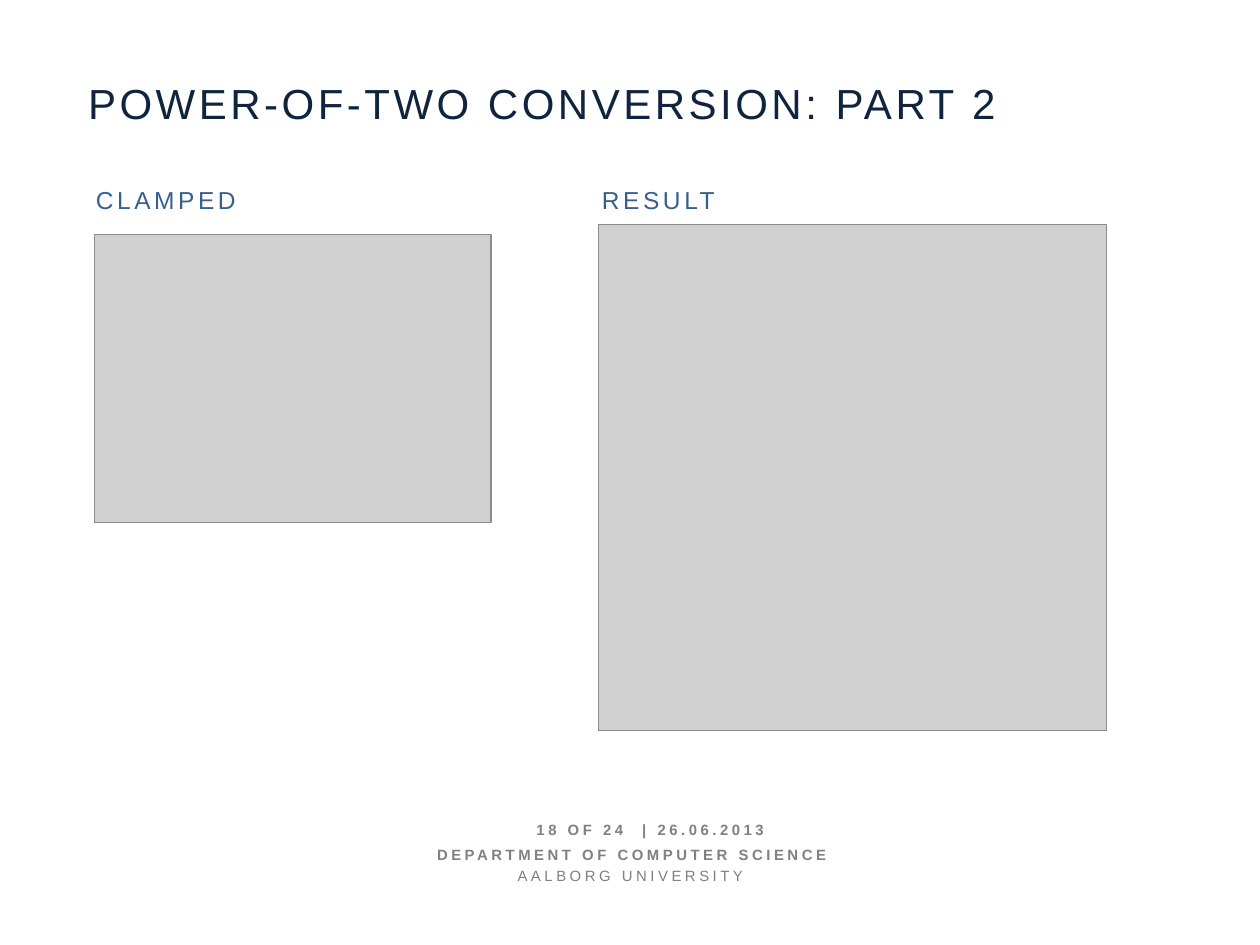
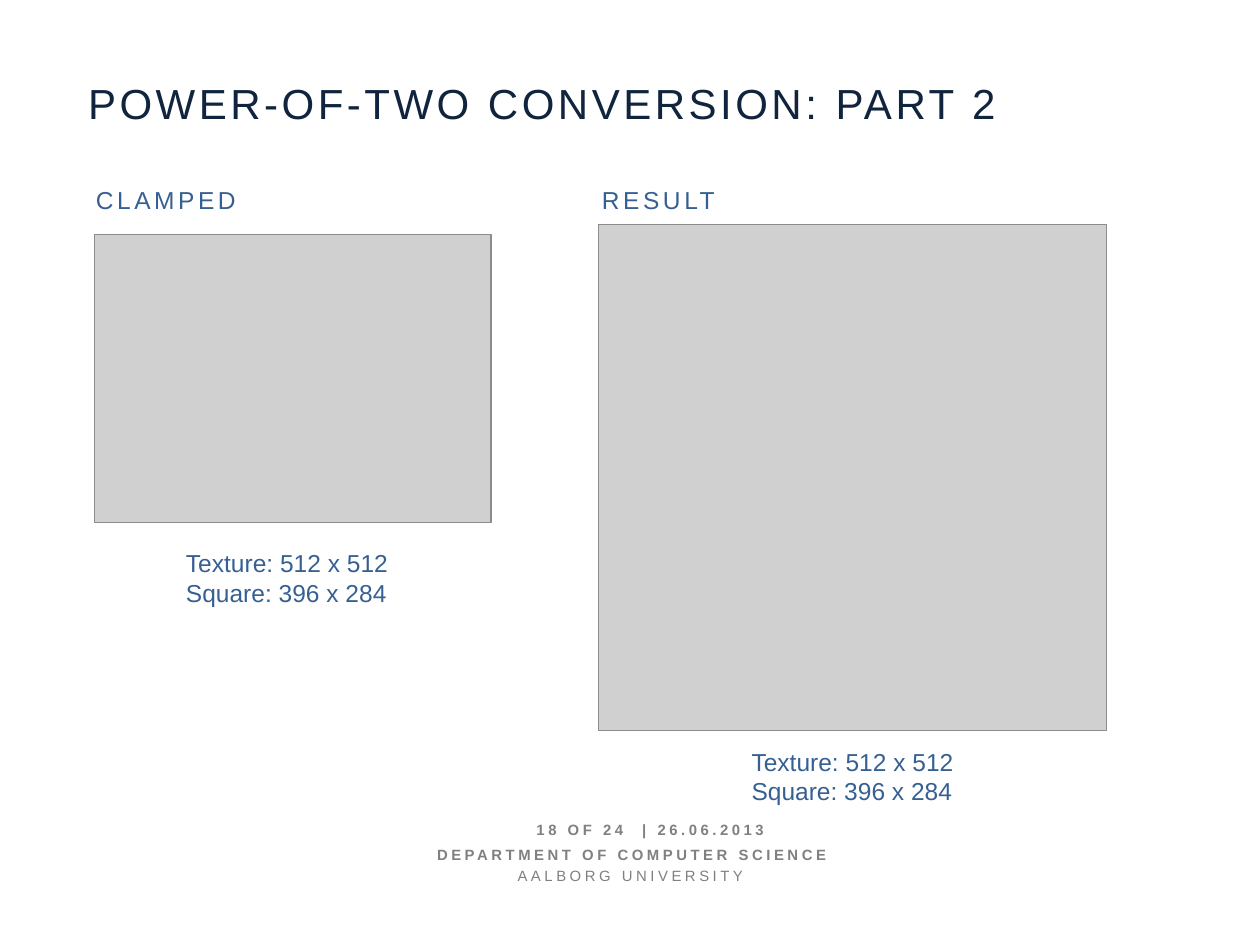
Before and after one commit to figa12/sw606f13, a slide deck: slide 18 of slides/main.pptx. Drawn at 1260x945 pixels with LibreOffice and Linux fonts; fonts in the diff are those of the drawing; grey boxes stand for pictures. Boxes give left, top, right and bottom in pixels: in the first picture for what was removed or moved away, otherwise in the second. Text is boxed around its words. In the diff, an @@ line names an element or a change of style, - is before the commit and + after.

```diff
--- a/slides/main.pptx
+++ b/slides/main.pptx
@@ text added at box(186, 555, 388, 607), 14 pt, text #376092 @@
+Texture: 512 x 512
+Square: 396 x 284
@@ text added at box(752, 754, 953, 805), 14 pt, text #376092 @@
+Texture: 512 x 512
+Square: 396 x 284
```
Also in this commit, not shown: 6 other slides changed.
